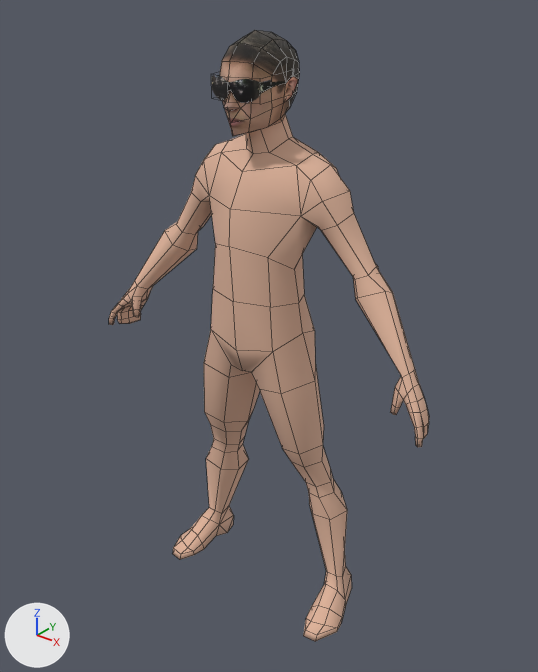
Two versions of the Blender file model.blend, one commit apart.
One viewpoint serves both versions: a camera (50 mm lens) standing at (3.02, -3.67, 4.52) and looking at (0.02, 0.08, 2.19). The axes (+X, +Y, +Z) are drawn at lower left. The lights are the same throughout. Mesh edges are drawn as thin lines.
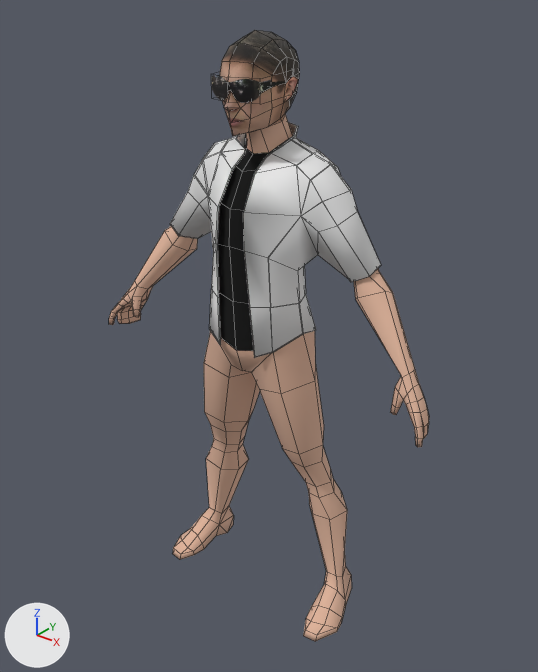
Changed parts and their boxes [x1, y1, x2, y2] in the pictures (538 x 672 px):
'Cube.002', added: after [170, 122, 381, 358]
part 1 of me_mesh_003, recoloured (beige to black): before [191, 133, 354, 352]; after [217, 134, 290, 351]

The change, as a list of edits to the scene's bpy script:
```text
Add mat_material_003:
    mat_material_003 = principled_material('Material.003')
    mat_material_003.base_color = (0.0, 0.0, 0.0)  # black #000000
    mat_material_003.roughness = 1.0
Add mat_material:
    mat_material = principled_material('Material')
    mat_material.base_color = (0.8, 0.8, 0.8)  # white #e7e7e7
Change me_mesh_003:
    where me_mesh_003.from_pydata(...)  # 484 vertices, 508 faces; spans x -1.4..1.4, y -0.32..0.35, z 0.0..4.22
    used by ob_cube_001; location = (0.0, 0.0, 0.0)
    me_mesh_003 part 1: 74 of the faces centred in x -0.6..0.6, y -0.24..0.32, z 2.4..3.55 switch from mat_material_001 (picture img_model_texture_jpg) to mat_material_003 (black #000000)
Add me_mesh_001:
    me_mesh_001.from_pydata(...)  # 105 vertices, 92 faces; spans x -0.86..0.85, y -0.3..0.34, z 2.2..3.68
    me_mesh_001.materials.append(mat_material)  # white #e7e7e7
Add ob_cube_002:
    ob_cube_002 = bpy.data.objects.new('Cube.002', me_mesh_001)
    ob_cube_002.location = (0.0, 0.0, 0.0)
    _m = ob_cube_002.modifiers.new('Solidify', 'SOLIDIFY')
    _m.thickness = -0.01
    _m.use_rim_only = True
```
